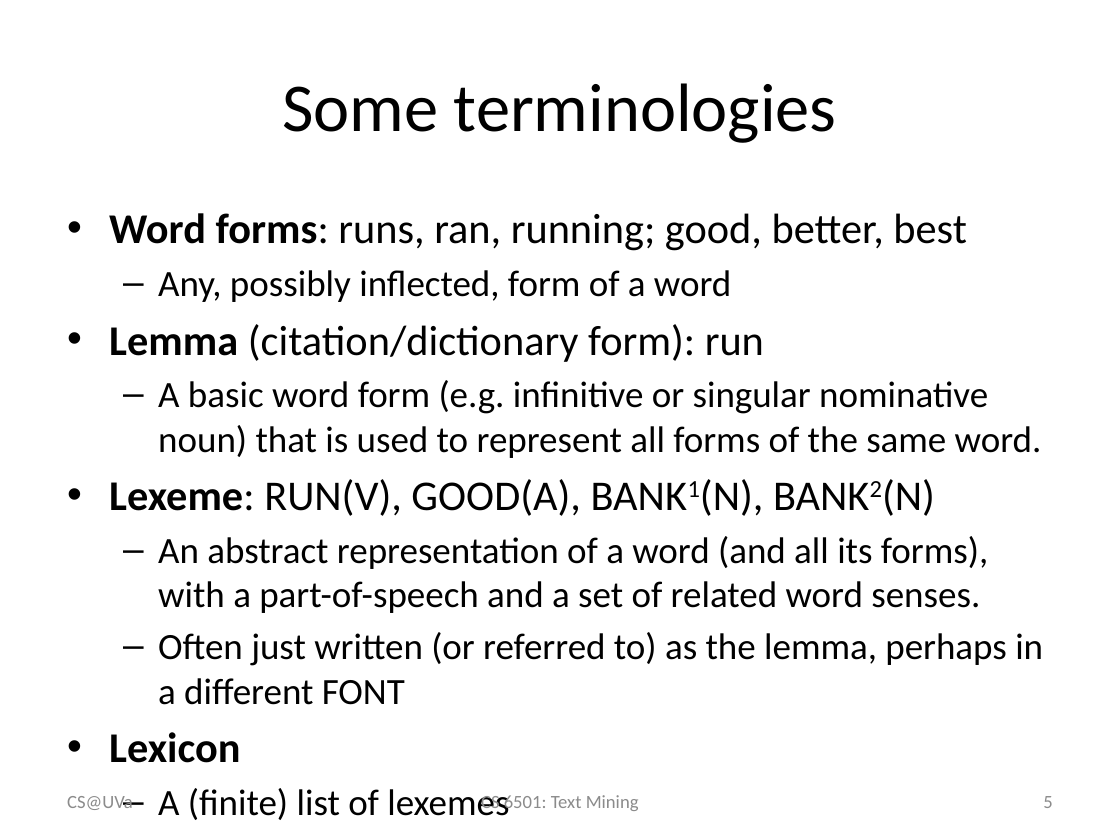
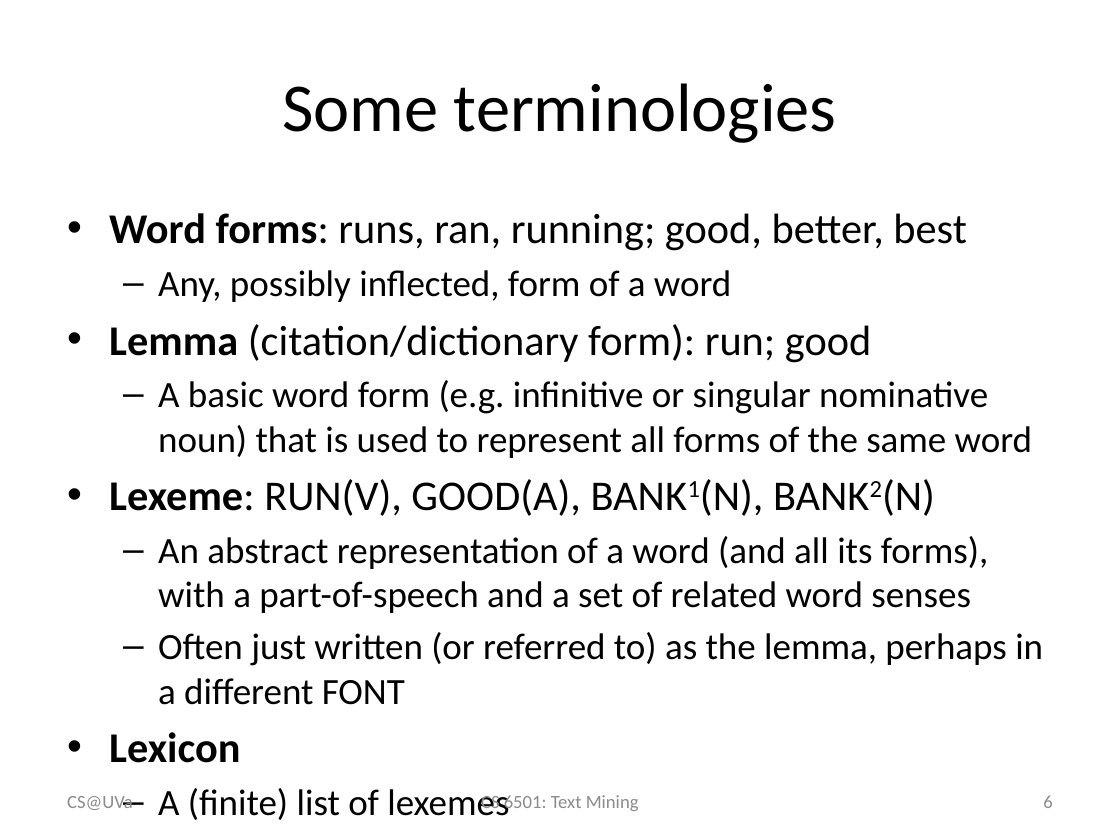
Before and after one commit to wang296/CS6501-Text-Mining, a slide deck: slide 6 of docs/LexicalSemanticsWordSenses.pptx (slide 5 before the commit). Drawn at 1120x840 pixels with LibreOffice and Linux fonts; fonts in the diff are those of the drawing. Boxes give left, top, right and bottom in pixels: in the first picture for what was removed or moved away, otherwise in the second. Text is boxed around its words. In the diff, an @@ line names an element or a change of style, - is before the commit and + after.

```diff
--- a/docs/LexicalSemanticsWordSenses.pptx
+++ b/docs/LexicalSemanticsWordSenses.pptx
@@ text at box(109, 324, 1032, 458): text changed @@
-• Lemma (citation/dictionary form): run
-  – A basic word form (e.g. infinitive or singular nominative noun) that is used to represent all forms of the same word.
+• Lemma (citation/dictionary form): run; good
+  – A basic word form (e.g. infinitive or singular nominative noun) that is used to represent all forms of the same word
@@ text at box(158, 536, 988, 613): text changed @@
-  – An abstract representation of a word (and all its forms), with a part-of-speech and a set of related word senses.
+  – An abstract representation of a word (and all its forms), with a part-of-speech and a set of related word senses
@@ page number at box(1043, 795, 1052, 808): text changed @@
-5
+6
```
Also in this commit, not shown: 12 other slides changed, 8 slides added, 5 other files.
